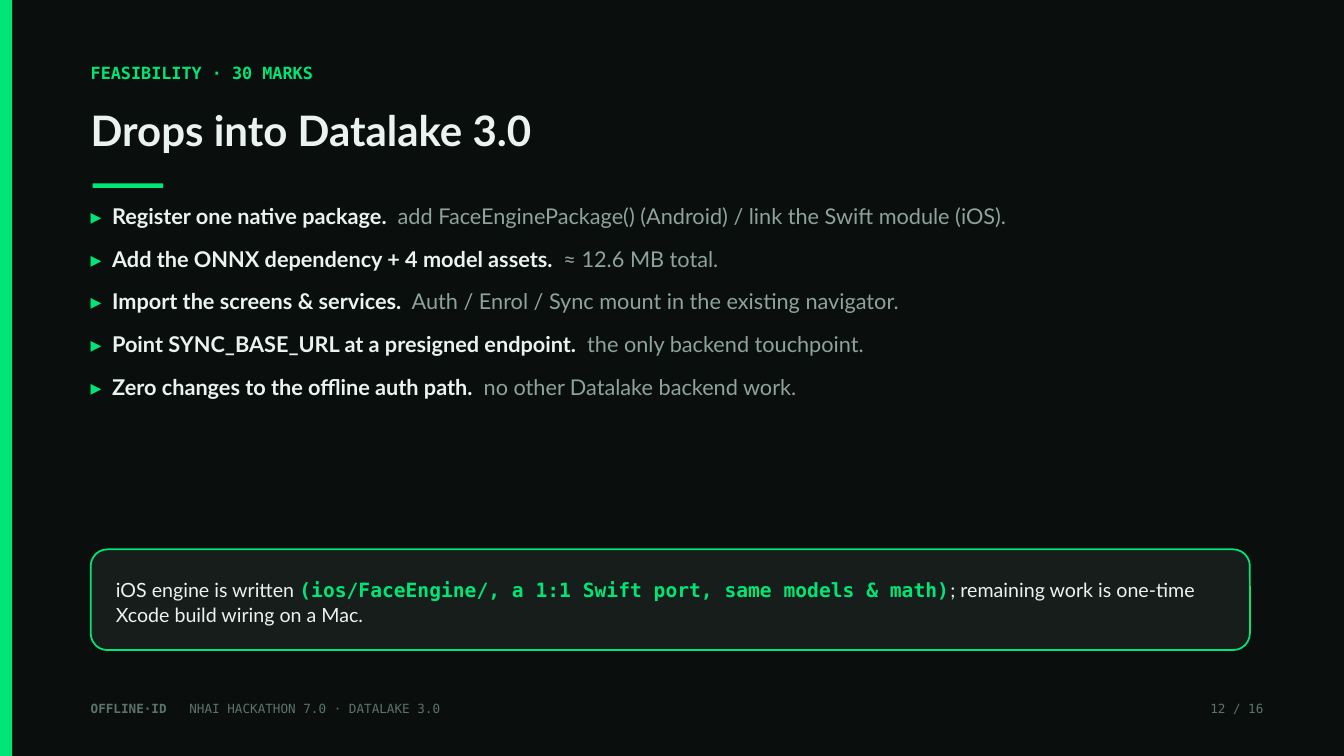
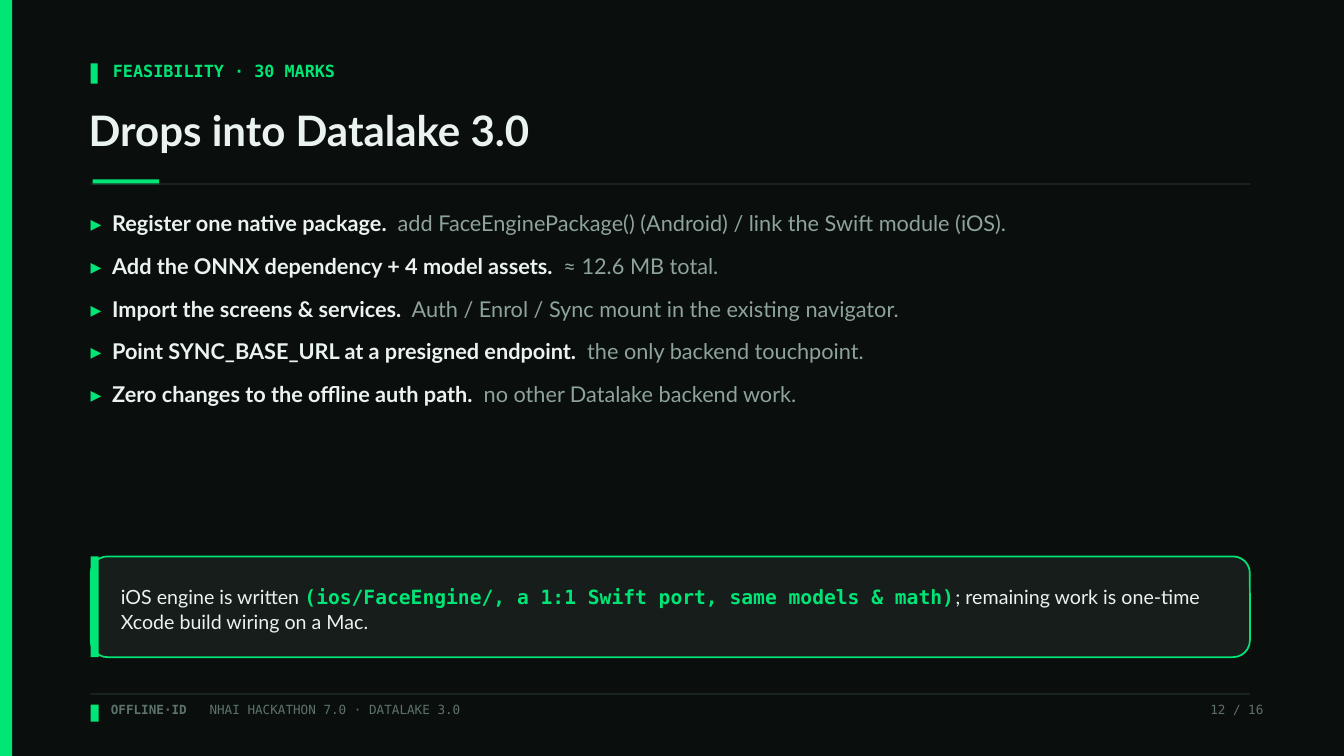
Before and after one commit to moneytosms/offlineid, a slide deck: slide 12 of submission/OfflineID_Hackathon7.pptx. Drawn at 1344x756 pixels with LibreOffice and Linux fonts; fonts in the diff are those of the drawing. Boxes give left, top, right and bottom in pixels: in the first picture for what was removed or moved away, otherwise in the second. Text is boxed around its words. In the diff, an @@ line names an element or a change of style, - is before the commit and + after.

```diff
--- a/submission/OfflineID_Hackathon7.pptx
+++ b/submission/OfflineID_Hackathon7.pptx
@@ rectangle added at (91, 64, 98, 84), fill #00E676 @@
@@ text "FEASIBILITY · 30 MARKS": place and size @@
-text "FEASIBILITY · 30 MARKS" at (91, 66, 313, 80)
+text "FEASIBILITY · 30 MARKS" at (113, 64, 336, 78)
@@ rectangle: place and size @@
-rectangle at (93, 184, 163, 188)
+rectangle at (93, 179, 159, 185)
@@ text "▸ Register one native package. ...": place and size @@
-text "▸ Register one native package. ..." at (112, 207, 1006, 399)
+text "▸ Register one native package. ..." at (112, 214, 1006, 406)
@@ rectangle added at (91, 184, 1250, 185), fill #22302B @@
@@ rounded rectangle: place and size @@
-rounded rectangle at (91, 549, 1250, 650)
+rounded rectangle at (91, 557, 1250, 657)
@@ rectangle added at (91, 557, 99, 657), fill #00E676 @@
@@ text "iOS engine is written (ios/FaceEngine/, ...": place and size @@
-text "iOS engine is written (ios/FaceEngine/, ..." at (116, 582, 1194, 626)
+text "iOS engine is written (ios/FaceEngine/, ..." at (121, 589, 1199, 633)
@@ rectangle added at (91, 694, 1250, 695), fill #22302B @@
@@ rectangle added at (91, 705, 99, 722), fill #00E676 @@
@@ text "OFFLINE·ID NHAI HACKATHON 7.0 · ...": place and size @@
-text "OFFLINE·ID NHAI HACKATHON 7.0 · ..." at (91, 704, 440, 713)
+text "OFFLINE·ID NHAI HACKATHON 7.0 · ..." at (111, 705, 461, 714)
```
Also in this commit, not shown: 15 other slides changed, 11 other files.
